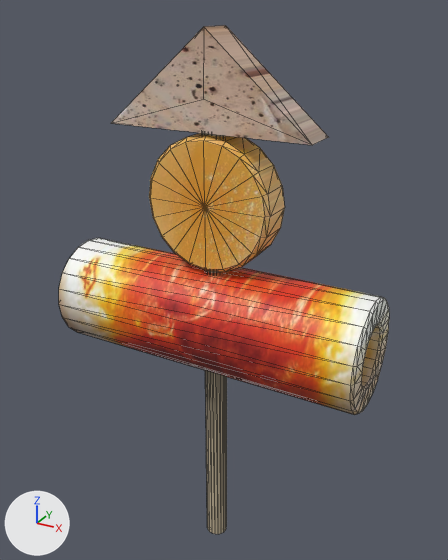
Renders of the FBX model Assets/ODEN.fbx from each side of a commit.
Camera for both pictures: a 50 mm lens placed at (0.0434, -0.0761, 0.0447), pointed at (-0.0001, 0.0029, 0.0052). The axes (+X, +Y, +Z) are drawn at lower left. The lights are the same throughout. Mesh edges are drawn as thin lines. Where no turn or scale is listed for an object, it has been applied to the vertices. Vertices at the same position are counted once.

The scene before the commit, as lines of its bpy script (objects in view):
```python
mat_lambert1 = principled_material('lambert1')
mat_lambert1.base_color = (0.548, 0.457, 0.312)  # beige #c3b498
me_mesh = bpy.data.meshes.new('Mesh')
me_mesh.from_pydata(...)  # 292 vertices, 572 faces; spans x -0.0252..0.0252, y -0.0085..0.0085, z -0.0431..0.0431
# faces by material slot: [80, 492]
me_mesh.materials.append(mat_lambert1)  # beige #c3b498
me_mesh.materials.append(mat_lambert2)  # picture img_oden_jpg
ob_pcylinder6 = bpy.data.objects.new('pCylinder6', me_mesh)
ob_pcylinder6.location = (0.0, 0.0, -0.0006)
```
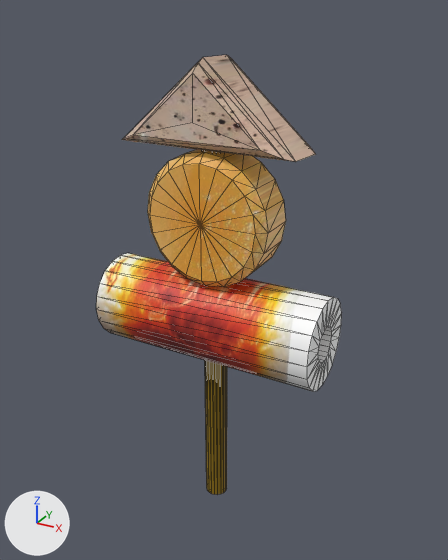
The change, as a diff of the scene's bpy script:
```diff
--- a/Assets/ODEN.fbx.py
+++ b/Assets/ODEN.fbx.py
@@ mat_lambert1 @@
 mat_lambert1 = principled_material('lambert1')
-mat_lambert1.base_color = (0.548, 0.457, 0.312)  # beige #c3b498
+mat_lambert1.base_color = (0.254, 0.15, 0.0)  # yellow #8a6c00
@@ me_mesh @@
 # used by ob_pcylinder6; location = (0.0, 0.0, -0.0006)
-me_mesh.from_pydata(...)  # 292 vertices, 572 faces; spans x -0.0252..0.0252, y -0.0085..0.0085, z -0.0431..0.0431
+me_mesh.from_pydata(...)  # 224 vertices, 436 faces; spans x -0.0182..0.0182, y -0.007..0.007, z -0.0367..0.0365
+# me_mesh part 1: a new loose piece, a 20-sided cylinder along z spanning x -0.0018..0.0018, y -0.0018..0.0018, z -0.0367..0.0321, in mat_lambert1 (yellow #8a6c00)
+# me_mesh part 2: the loose piece of 160 vertices spanning x -0.0252..0.0252, y -0.0085..0.0085, z -0.0079..0.0091 is rebuilt with 80 vertices and now spans x -0.0182..0.0182, y -0.007..0.007, z -0.0093..0.0047
+# me_mesh part 3: the loose piece of 82 vertices spanning x -0.01..0.01, y -0.003..0.003, z 0.0094..0.0294 is rebuilt with 82 vertices and now spans x -0.01..0.01, y -0.0043..0.0043, z 0.0042..0.0242
+# me_mesh part 4: a new loose piece of 20 vertices spanning x -0.0143..0.0142, y -0.0047..0.0047, z 0.0244..0.0365, in mat_lambert2 (picture img_oden_jpg)
+# me_mesh part 5: the loose piece of 42 vertices spanning x -0.0018..0.0018, y -0.0018..0.0018, z -0.0431..0.0397 is deleted
+# me_mesh part 6
+# 8 vertices are removed from x -0.0158..0.0157, y -0.003..0.003, z 0.0297..0.0431
+# 12 faces are deleted
 me_mesh.materials.append(mat_lambert1)
@@ ob_pcylinder6 @@
 ob_pcylinder6 = bpy.data.objects.new('pCylinder6', me_mesh)
-ob_pcylinder6.location = (0.0, 0.0, -0.0006)
+ob_pcylinder6.location = (0.0, 0.0, 0.0023)
```

Boxes [x1, y1, x2, y2] around the edits, measured in the pictures (448 x 560 px):
'pCylinder6', recoloured, reshaped, moved (25% narrower, 13% shorter)
    before: [59, 26, 389, 534]
    after: [96, 55, 342, 495]
part 1 of me_mesh, added (brown)
    after: [202, 150, 227, 495]
part 2 of me_mesh, rebuilt (25% narrower, 22% shorter)
    before: [59, 238, 389, 415]
    after: [96, 253, 342, 391]
part 3 of me_mesh, rebuilt
    before: [149, 133, 285, 272]
    after: [147, 149, 286, 287]
part 4 of me_mesh, added (beige)
    after: [122, 55, 316, 162]
part 5 of me_mesh, deleted (brown)
    before: [202, 133, 227, 534]
part 6 of me_mesh, deleted (beige)
    before: [111, 26, 328, 145]
